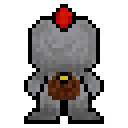
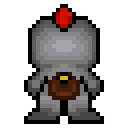
Layered file, before and after one edit (128x128). Changes by layer:
painted on "Bomberman_MoveUp" over [28, 20, 100, 120]
